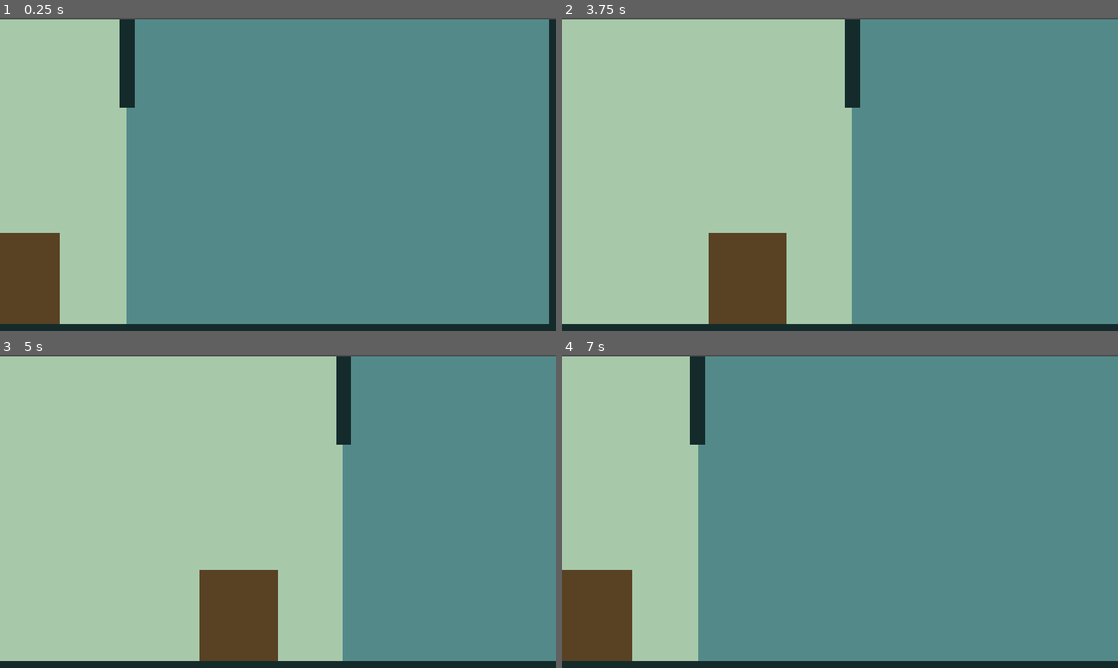
Above: before the commit, frames 1-4 (two rows, left to right).
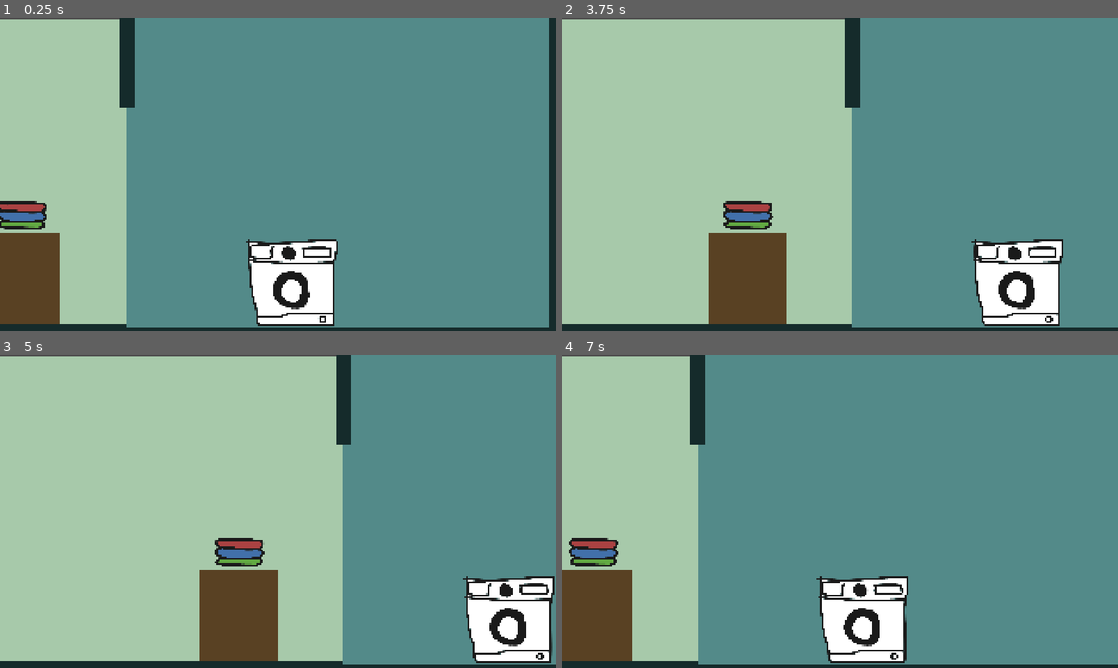
Above: after the commit, the same moments.

Repository: Scalamando/unslopping-machine
Game: Godot game, scene res://scenes/main.tscn
Same seed, same stepped clock (60 frames per second), same inputs: the game is played once before the commit and once after it.
Inputs (mouse positions are in pixels of both pictures, inside the frame that each line leads up to):
- Up to frame 1 (0.25 s): no input
- Up to frame 2 (3.75 s): tap Enter at 0.5, 2, 3.5 s; move the mouse to (962, 158) at 0.52 s; hold E (move_right_room) 0.53-1.25 s; click (962, 158) at 0.6 s; tap Space at 1.25, 2.75 s; drag from (728, 190) to (812, 237) at 1.27 s; move the mouse to (895, 105) at 2.02 s; hold E (move_right_room) 2.03-2.75 s; click (895, 105) at 2.1 s; drag from (812, 237) to (673, 127) at 2.77 s; move the mouse to (1006, 221) at 3.52 s; hold Q (move_left_room) from 3.53 s (still down); click (1006, 221) at 3.6 s
- Up to frame 3 (5 s): release Q (move_left_room) at 4.25 s; drag from (111, 464) to (194, 433) at 4.27 s
- Up to frame 4 (7 s): move the mouse to (867, 511) at 5.02 s; hold Q (move_left_room) 5.03-5.75 s; click (867, 511) at 5.1 s; tap Space at 5.75 s; drag from (756, 433) to (728, 527) at 5.77 s; move the mouse to (962, 495) at 6.52 s; hold E (move_right_room) from 6.53 s (still down); click (962, 495) at 6.6 s

The runs differ from the first frame. In frame 1, 5.9% of the frame differs, in the area x 0-100%, y 0-99%; in frame 2, 5.4%; in frame 3, 5.3%; in frame 4, 5.9%, in the area x 1-100%, y 0-99%.

Commit message:
very basic drag and drop

Diff:
--- a/project.godot
+++ b/project.godot
@@ -23,6 +23,10 @@
 window/stretch/mode="canvas_items"
 window/stretch/aspect="expand"
 
+[editor_plugins]
+
+enabled=PackedStringArray("res://addons/drag_and_drop/plugin.cfg")
+
 [input]
 
 move_left_room={
@@ -37,6 +41,16 @@
 , Object(InputEventKey,"resource_local_to_scene":false,"resource_name":"","device":-1,"window_id":0,"alt_pressed":false …(186 unchanged characters)…
 ]
 }
+draggable_click={
+"deadzone": 0.2,
+"events": [Object(InputEventMouseButton,"resource_local_to_scene":false,"resource_name":"","device":-1,"window_id":0,"alt_pressed":false,"shift_pressed":false,"ctrl_pressed":false,"meta_pressed":false,"button_mask":0,"position":Vector2(0, 0),"global_position":Vector2(0, 0),"factor":1.0,"button_index":1,"canceled":false,"pressed":false,"double_click":false,"script":null)
+]
+}
+click={
+"deadzone": 0.2,
+"events": [Object(InputEventMouseButton,"resource_local_to_scene":false,"resource_name":"","device":-1,"window_id":0,"alt_pressed":false,"shift_pressed":false,"ctrl_pressed":false,"meta_pressed":false,"button_mask":0,"position":Vector2(0, 0),"global_position":Vector2(0, 0),"factor":1.0,"button_index":1,"canceled":false,"pressed":false,"double_click":false,"script":null)
+]
+}
 
 [physics]
 
--- /dev/null
+++ b/scenes/cloth.tscn
@@ -0,0 +1,36 @@
+[gd_scene format=3 uid="uid://brnmfwif8cssh"]
+
+[ext_resource type="Texture2D" uid="uid://04f4veqgag5n" path="res://assets/cloth.png" id="1_4erq4"]
+[ext_resource type="Script" uid="uid://crmnw3ldr3xev" path="res://addons/drag_and_drop/scripts/draggable.gd" id="1_sm2ym"]
+[ext_resource type="Script" uid="uid://djdmnemxrx7bg" path="res://addons/drag_and_drop/resources/draggable_types/draggable_type.gd" id="2_4erq4"]
+
+[sub_resource type="SpriteFrames" id="SpriteFrames_rcsmu"]
+animations = [{
+"frames": [{
+"duration": 1.0,
+"texture": ExtResource("1_4erq4")
+}],
+"loop": 1,
+"name": &"default",
+"speed": 5.0
+}]
+
+[sub_resource type="CircleShape2D" id="CircleShape2D_rcsmu"]
+radius = 99.0202
+
+[sub_resource type="Resource" id="Resource_3cvi6"]
+script = ExtResource("2_4erq4")
+
+[node name="Cloth" type="Area2D" unique_id=406249680]
+
+[node name="AnimatedSprite2D" type="AnimatedSprite2D" parent="." unique_id=2102569540]
+scale = Vector2(0.25, 0.25)
+sprite_frames = SubResource("SpriteFrames_rcsmu")
+
+[node name="CollisionShape2D" type="CollisionShape2D" parent="." unique_id=1394123991]
+shape = SubResource("CircleShape2D_rcsmu")
+
+[node name="Draggable" type="Node" parent="." unique_id=1733769127]
+script = ExtResource("1_sm2ym")
+type = SubResource("Resource_3cvi6")
+metadata/_custom_type_script = "uid://crmnw3ldr3xev"
--- a/scenes/main.tscn
+++ b/scenes/main.tscn
@@ -5,6 +5,8 @@
 [ext_resource type="Script" uid="uid://bedr0dcnjakxq" path="res://scenes/main.gd" id="1_tbgi4"]
 [ext_resource type="PackedScene" uid="uid://wjafvpjq5ntv" path="res://scenes/reception.tscn" id="2_sugp2"]
 [ext_resource type="Script" uid="uid://dmbn5b0p26ns5" path="res://scenes/camera_controller.gd" id="3_jyhfs"]
+[ext_resource type="PackedScene" uid="uid://v0gnwt1i2wge" path="res://scenes/washing_machine.tscn" id="6_tefeu"]
+[ext_resource type="PackedScene" uid="uid://brnmfwif8cssh" path="res://scenes/cloth.tscn" id="7_o6xl0"]
 
 [node name="Node2D" type="Node2D" unique_id=715033021]
 script = ExtResource("1_tbgi4")
@@ -13,9 +15,16 @@
 position = Vector2(-893, 0)
 
 [node name="WaschingRoom" parent="." unique_id=1269579874 instance=ExtResource("1_0wfyh")]
+scale = Vector2(1, 1.0131407)
 
 [node name="Camera2D" type="Camera2D" parent="." unique_id=1243545003]
 script = ExtResource("3_jyhfs")
 cameraPosLeftRoom = Vector2(-750, 0)
 
 [node name="MainUI" parent="Camera2D" unique_id=1842875158 instance=ExtResource("1_o5qli")]
+
+[node name="Cloth" parent="." unique_id=838017900 instance=ExtResource("7_o6xl0")]
+position = Vector2(-883, 141)
+
+[node name="WaschingMachine" parent="." unique_id=1667756517 instance=ExtResource("6_tefeu")]
+position = Vector2(46, 375)
--- a/scenes/reception.tscn
+++ b/scenes/reception.tscn
@@ -7,6 +7,7 @@
 offset_top = -535.0
 offset_right = 370.0
 offset_bottom = 551.0
+mouse_filter = 2
 color = Color(0.65378743, 0.7867861, 0.66864306, 1)
 
 [node name="Desk" type="ColorRect" parent="." unique_id=444318651]
@@ -14,6 +15,7 @@
 offset_top = 199.0
 offset_right = 142.0
 offset_bottom = 537.0
+mouse_filter = 2
 color = Color(0.34963936, 0.2530643, 0.13660088, 1)
 
 [node name="Floor" type="ColorRect" parent="." unique_id=734092252]
@@ -21,4 +23,5 @@
 offset_top = 519.0
 offset_right = 370.0
 offset_bottom = 551.0
+mouse_filter = 2
 color = Color(0.08235294, 0.16862746, 0.16862746, 1)
--- a/scenes/wasching_room.tscn
+++ b/scenes/wasching_room.tscn
@@ -7,6 +7,7 @@
 offset_top = -535.0
 offset_right = 960.0
 offset_bottom = 551.0
+mouse_filter = 2
 color = Color(0.32416314, 0.54268265, 0.53828967, 1)
 
 [node name="Wall" type="ColorRect" parent="." unique_id=1438566277]
@@ -14,6 +15,7 @@
 offset_top = -535.0
 offset_right = -495.0
 offset_bottom = -229.0
+mouse_filter = 2
 color = Color(0.08150054, 0.16904393, 0.167573, 1)
 
 [node name="Floor" type="ColorRect" parent="." unique_id=584946144]
@@ -21,6 +23,7 @@
 offset_top = 519.0
 offset_right = 960.0
 offset_bottom = 551.0
+mouse_filter = 2
 color = Color(0.08235294, 0.16862746, 0.16862746, 1)
 
 [node name="Wall2" type="ColorRect" parent="." unique_id=1812011202]
@@ -28,4 +31,5 @@
 offset_top = -535.0
 offset_right = 987.0
 offset_bottom = 551.0
+mouse_filter = 2
 color = Color(0.08150054, 0.16904393, 0.167573, 1)
--- /dev/null
+++ b/scenes/washing_machine.tscn
@@ -0,0 +1,48 @@
+[gd_scene format=3 uid="uid://v0gnwt1i2wge"]
+
+[ext_resource type="Texture2D" uid="uid://b3kprviyrmalj" path="res://assets/washing_machine.png" id="1_td5mw"]
+[ext_resource type="Script" uid="uid://nj1hdjl1vob2" path="res://addons/drag_and_drop/scripts/drop_zone.gd" id="2_se0gy"]
+[ext_resource type="Script" uid="uid://b5wqxyc42r5u" path="res://addons/drag_and_drop/resources/drop_behaviors/drop_behavior_reject.gd" id="3_1vf26"]
+[ext_resource type="Script" uid="uid://djdmnemxrx7bg" path="res://addons/drag_and_drop/resources/draggable_types/draggable_type.gd" id="3_fckx4"]
+
+[sub_resource type="RectangleShape2D" id="RectangleShape2D_rcsmu"]
+size = Vector2(300, 300)
+
+[sub_resource type="Resource" id="Resource_10535"]
+script = ExtResource("3_1vf26")
+metadata/_custom_type_script = "uid://b5wqxyc42r5u"
+
+[sub_resource type="Resource" id="Resource_32ftm"]
+script = ExtResource("3_fckx4")
+metadata/_custom_type_script = "uid://djdmnemxrx7bg"
+
+[sub_resource type="SpriteFrames" id="SpriteFrames_rcsmu"]
+animations = [{
+"frames": [{
+"duration": 1.0,
+"texture": ExtResource("1_td5mw")
+}],
+"loop": 1,
+"name": &"default",
+"speed": 5.0
+}]
+
+[node name="WaschingMachine" type="Area2D" unique_id=875701637]
+
+[node name="CollisionShape2D" type="CollisionShape2D" parent="." unique_id=1698410713]
+shape = SubResource("RectangleShape2D_rcsmu")
+
+[node name="DropZone" type="Node2D" parent="." unique_id=30746829 node_paths=PackedStringArray("attach_spot")]
+script = ExtResource("2_se0gy")
+attach_spot = NodePath("../ClothContainer")
+drop_behavior = SubResource("Resource_10535")
+snap_style = 1
+accepted_draggable_types = Array[ExtResource("3_fckx4")]([SubResource("Resource_32ftm")])
+metadata/_custom_type_script = "uid://nj1hdjl1vob2"
+
+[node name="AnimatedSprite2D" type="AnimatedSprite2D" parent="." unique_id=2095168351]
+scale = Vector2(0.25, 0.25)
+sprite_frames = SubResource("SpriteFrames_rcsmu")
+
+[node name="ClothContainer" type="Node2D" parent="." unique_id=663207046]
+position = Vector2(0, 25)
Binary file added: assets/cloth.png
Not shown, added: assets/cloth.png.import
Binary file added: assets/washing_machine.png
Not shown, added: assets/washing_machine.png.import
